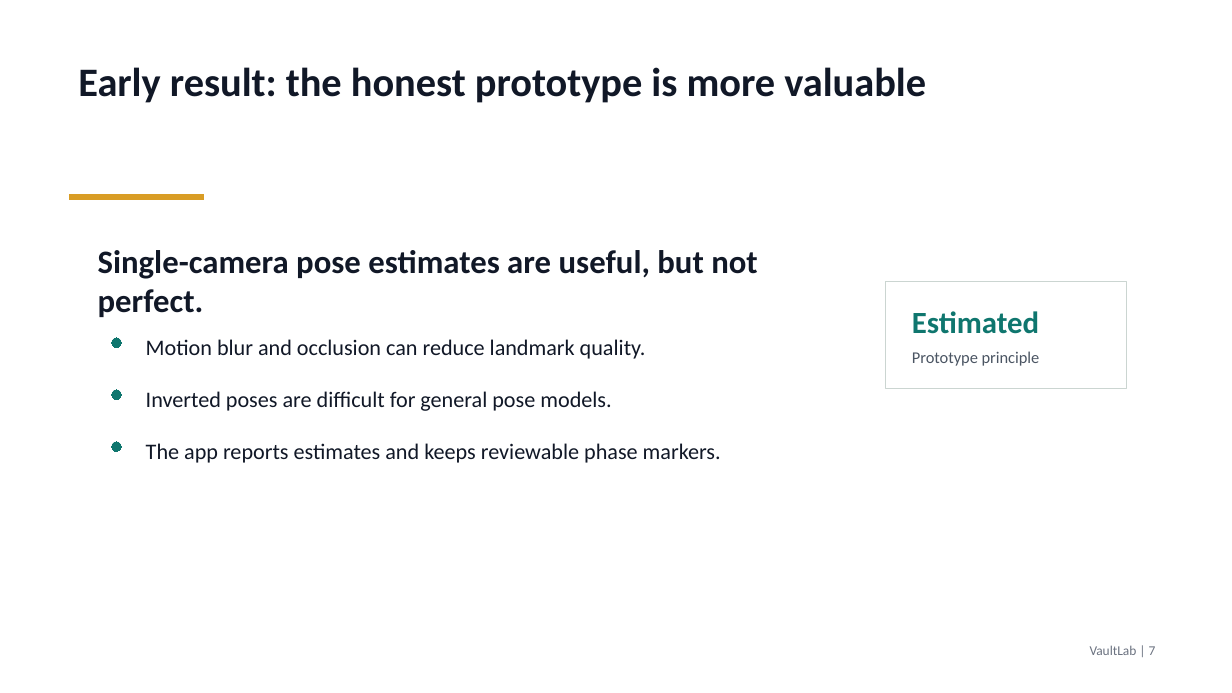
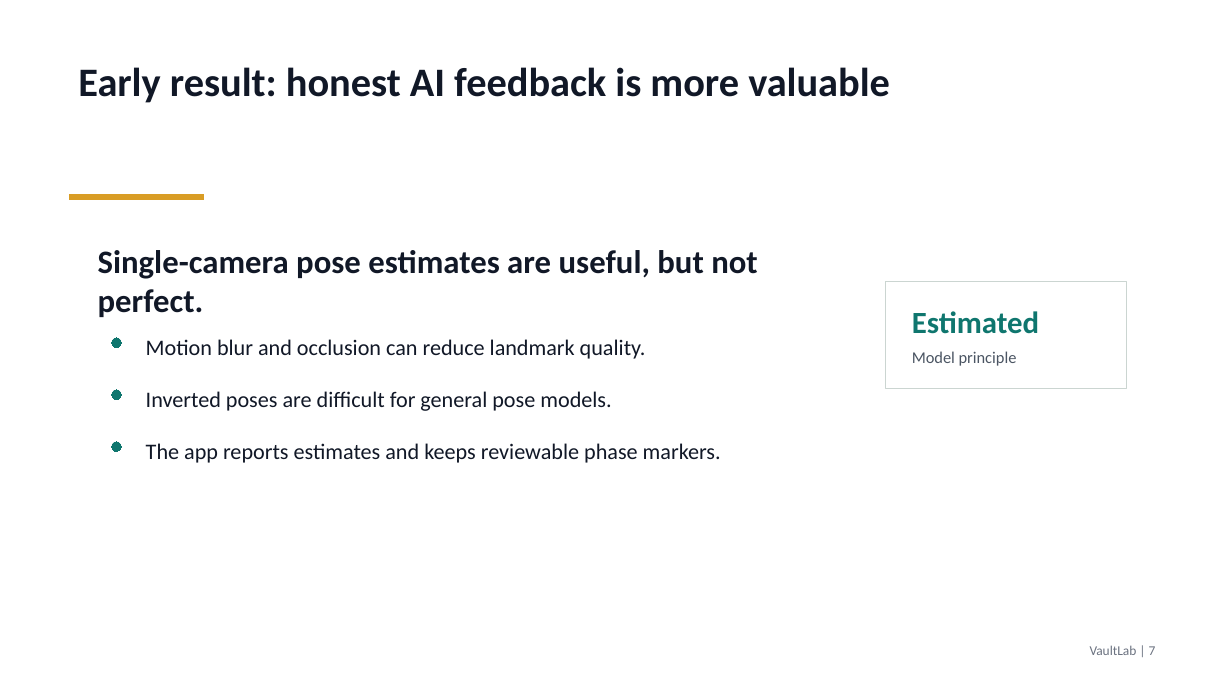
Before and after one commit to jayaxu091-blip/PV-analysis, a slide deck: slide 7 of VaultLab_Presentation.pptx. Drawn at 1232x693 pixels with LibreOffice and Linux fonts; fonts in the diff are those of the drawing. Boxes give left, top, right and bottom in pixels: in the first picture for what was removed or moved away, otherwise in the second. Text is boxed around its words. In the diff, an @@ line names an element or a change of style, - is before the commit and + after.

Commit message:
Add trained vault scoring model

```diff
--- a/VaultLab_Presentation.pptx
+++ b/VaultLab_Presentation.pptx
@@ text at <box>78,67,890,103</box>: text changed @@
-Early result: the honest prototype is more valuable
+Early result: honest AI feedback is more valuable
@@ text at <box>912,351,1017,366</box>: text changed @@
-Prototype principle
+Model principle
```
Also in this commit, not shown: 3 other slides changed, 9 other files.
